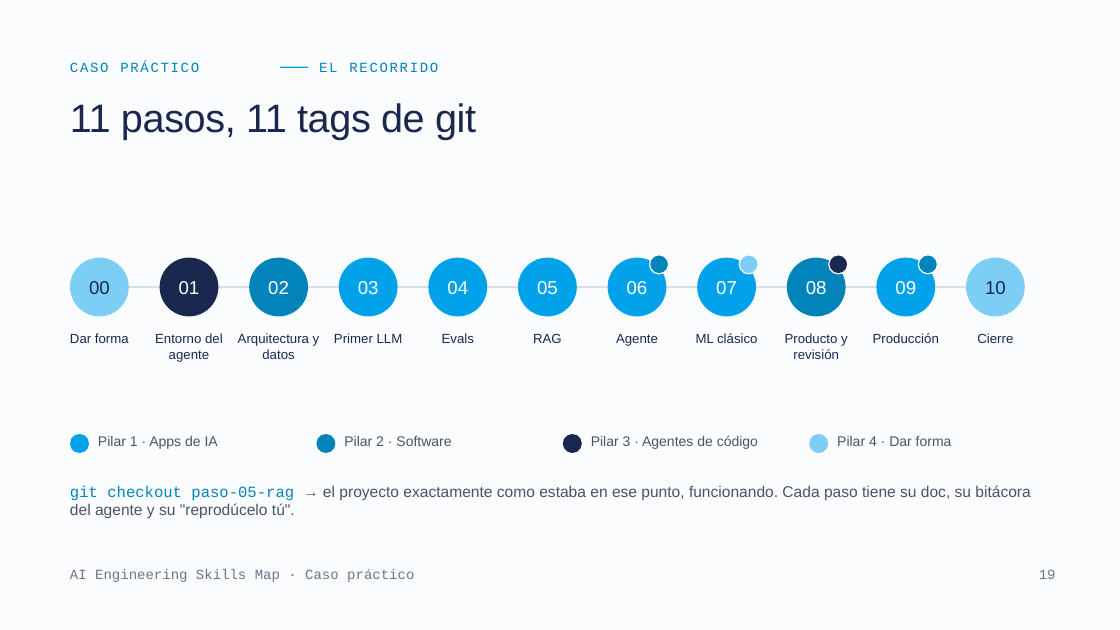
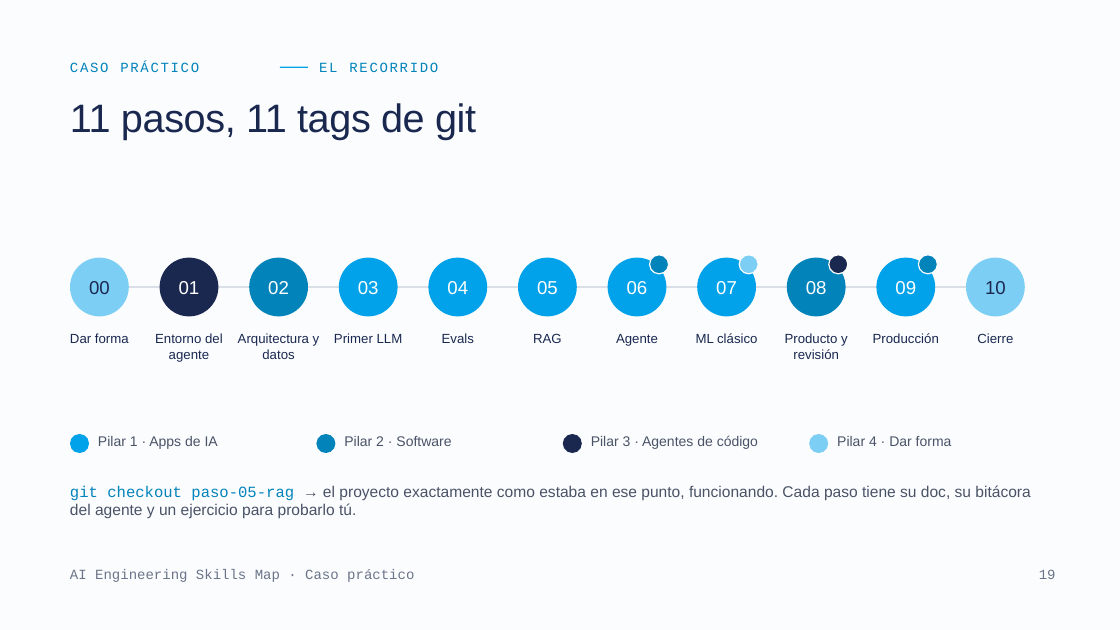
Before and after one commit to FutureTales/ai-engineering-demo, a slide deck: slide 19 of presentacion/AI_Engineering_Skills_Caso_Practico.pptx. Drawn at 1120x630 pixels with LibreOffice and Linux fonts; fonts in the diff are those of the drawing. Boxes give left, top, right and bottom in pixels: in the first picture for what was removed or moved away, otherwise in the second. Text is boxed around its words. In the diff, an @@ line names an element or a change of style, - is before the commit and + after.

```diff
--- a/presentacion/AI_Engineering_Skills_Caso_Practico.pptx
+++ b/presentacion/AI_Engineering_Skills_Caso_Practico.pptx
@@ text at <box>70,485,1030,518</box>: text changed @@
-git checkout paso-05-rag → el proyecto exactamente como estaba en ese punto, funcionando. Cada paso tiene su doc, su bitácora del agente y su "reprodúcelo tú".
+git checkout paso-05-rag → el proyecto exactamente como estaba en ese punto, funcionando. Cada paso tiene su doc, su bitácora del agente y un ejercicio para probarlo tú.
```
Also in this commit, not shown: 22 other files.
